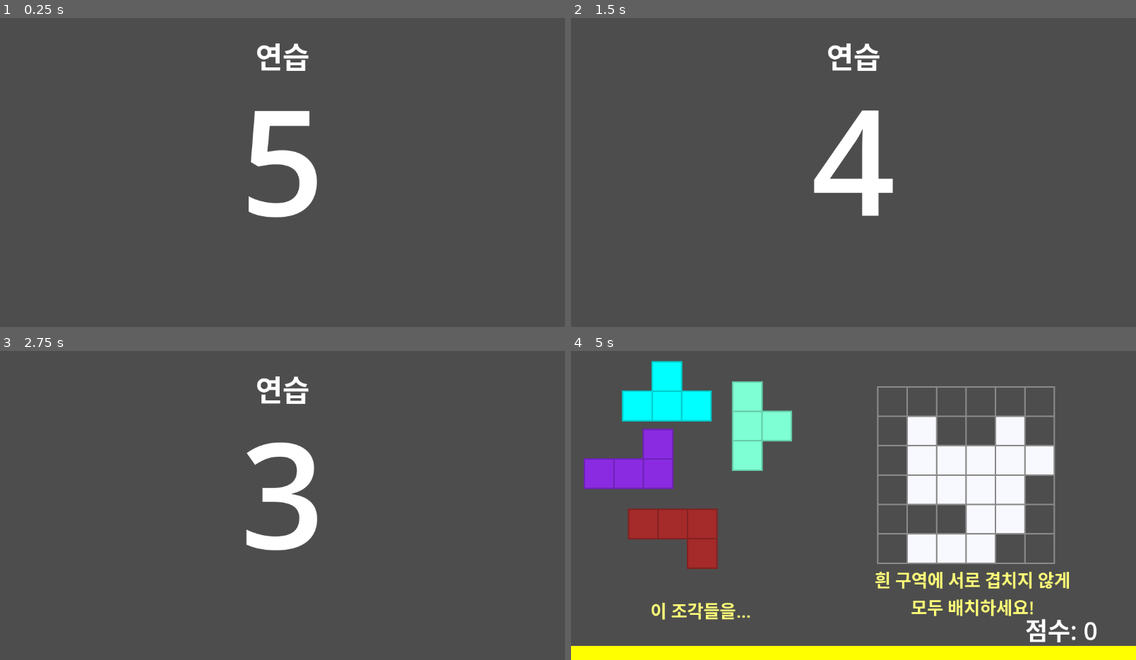
Above: before the commit, frames 1-4 (two rows, left to right).
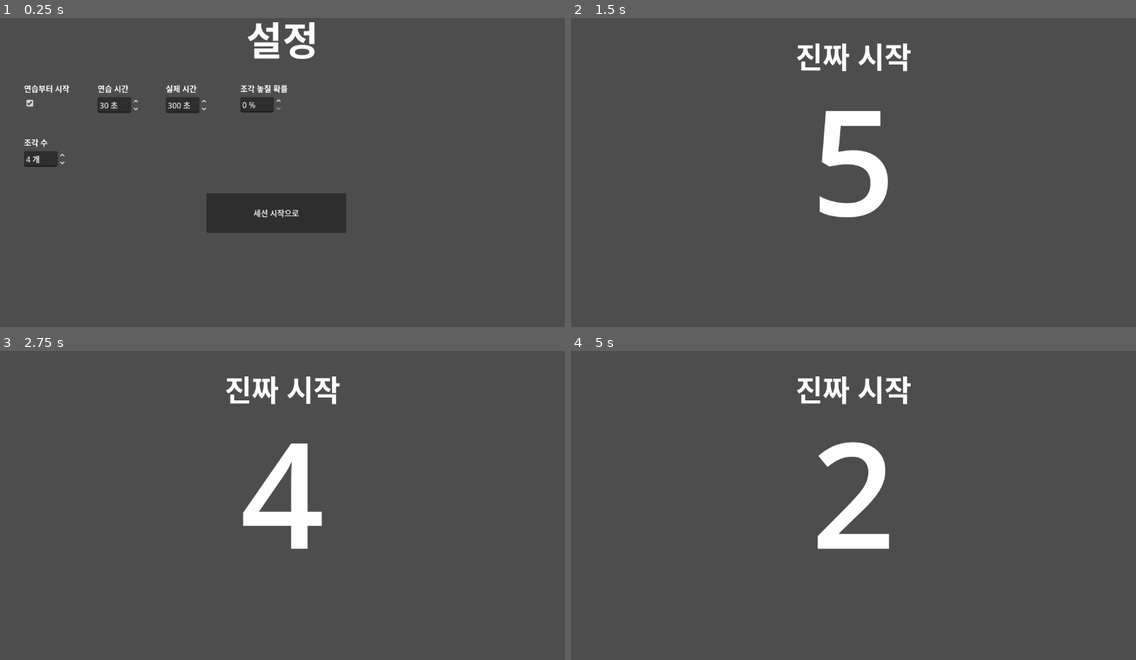
Above: after the commit, the same moments.

Repository: twilight-devcra/tetrimino-puzzle-test
Game: Godot game, scene res://scenes/Settings/Settings.tscn
Same seed, same stepped clock (60 frames per second), same inputs: the game is played once before the commit and once after it. Before the commit the project starts from res://scenes/Session/Session.tscn.
Inputs (mouse positions are in pixels of both pictures, inside the frame that each line leads up to):
- Up to frame 1 (0.25 s): no input
- Up to frame 2 (1.5 s): click (599, 104) at 0.52 s; click (847, 212) at 1.25 s, where only the run after the commit has a clickable "세션 시작으로"
- Up to frame 3 (2.75 s): move the mouse to (406, 483) at 2.02 s; click (406, 483) at 2.17 s
- Up to frame 4 (5 s): tap Enter at 2.75 s; drag from (740, 517) to (825, 564) at 2.77 s; move the mouse to (910, 431) at 3.52 s; click (910, 431) at 3.67 s; tap Space at 4.25 s; drag from (825, 564) to (684, 452) at 4.27 s

The runs differ from the first frame. In frame 1, 7.1% of the frame differs, in the area x 4-62%, y 1-70%; in frame 2, 3.4%; in frame 3, 3.2%; in frame 4, 27%, in the area x 0-100%, y 3-100%.

Commit message:
initial draft of most features

Diff:
--- a/project.godot
+++ b/project.godot
@@ -11,7 +11,7 @@
 [application]
 
 config/name="tetrimino-puzzle"
-run/main_scene="uid://8c5gxnbxpo61"
+run/main_scene="uid://dgohjgx6g87hs"
 config/features=PackedStringArray("4.4", "GL Compatibility")
 config/icon="res://icon.svg"
 
--- a/scenes/DraggablePiece/DraggablePiece.tscn
+++ b/scenes/DraggablePiece/DraggablePiece.tscn
@@ -13,8 +13,14 @@
 
 [node name="CollisionShape2D" type="CollisionShape2D" parent="DragArea"]
 
+[node name="Timer" type="Timer" parent="DragArea"]
+wait_time = 0.3
+one_shot = true
+
 [node name="Sprite" type="Node2D" parent="."]
 material = ExtResource("3_adkgy")
 script = ExtResource("2_i8fr1")
 
 [node name="AnimationPlayer" type="AnimationPlayer" parent="Sprite"]
+
+[connection signal="timeout" from="DragArea/Timer" to="DragArea" method="_on_timer_timeout"]
--- a/scenes/DraggablePiece/drag_area.gd
+++ b/scenes/DraggablePiece/drag_area.gd
@@ -3,7 +3,9 @@
 signal dragged
 signal dropped
 signal lifted
-var is_lifted = false
+var is_lifted:bool = false
+var drop_chance:float = 0.0
+var has_dropped_once:bool = false
 
 func _unhandled_input(event: InputEvent) -> void:
 	if event is InputEventMouseButton and not event.pressed:
@@ -17,6 +19,10 @@
 	if event is InputEventMouseButton and event.pressed:
 		self.lifted.emit()
 		self.is_lifted = true
+		self.get_viewport().set_input_as_handled()
+
+		if not self.has_dropped_once and randf() < self.drop_chance:
+			$Timer.start()
 
 # Called when the node enters the scene tree for the first time.
 func _ready() -> void:
@@ -26,3 +32,9 @@
 # Called every frame. 'delta' is the elapsed time since the previous frame.
 func _process(delta: float) -> void:
 	pass
+
+
+func _on_timer_timeout() -> void:
+	self.has_dropped_once = true
+	self.is_lifted = false
+	self.dropped.emit()
--- a/scenes/DraggablePiece/draggable_piece.gd
+++ b/scenes/DraggablePiece/draggable_piece.gd
@@ -27,7 +27,7 @@
 	box.size = (max_size + Vector2i(1,1)) * size
 	return box
 
-func init(id:int, color:Color, size:float, squares:Array[Vector2i]) -> void:
+func init(id:int, color:Color, size:float, squares:Array[Vector2i], drop_chance:float) -> void:
 	$Sprite.init(color, size, squares)
 	self.id = id
 	self.cells = squares
@@ -35,6 +35,7 @@
 	self.piece_size = self.calculate_size(squares, size)
 	var col_box = RectangleShape2D.new()
 	col_box.size = self.piece_size * size
+	$DragArea.drop_chance = drop_chance
 	$DragArea/CollisionShape2D.shape = col_box
 	$DragArea/CollisionShape2D.position = self.piece_size * size / 2
 
--- a/scenes/Problem/piece_spawn.gd
+++ b/scenes/Problem/piece_spawn.gd
@@ -48,9 +48,9 @@
 
 	piece.initial_position = Vector2(x, y)
 
-func add_piece(block_coords:Array[Vector2i], block_size:float) -> DraggablePiece:
+func add_piece(block_coords:Array[Vector2i], block_size:float, drop_chance:float) -> DraggablePiece:
 	var piece:DraggablePiece = self.piece_factory.instantiate()
-	piece.init(self.next_piece_id, self.colors.pop_front(), block_size, block_coords)
+	piece.init(self.next_piece_id, self.colors.pop_front(), block_size, block_coords, drop_chance)
 	self.next_piece_id += 1
 	self.place_piece(piece)
 	self.pieces.append(piece)
--- a/scenes/Problem/problem.gd
+++ b/scenes/Problem/problem.gd
@@ -5,6 +5,7 @@
 @export var grid_height: int = 6
 @export var block_size: float = 80.0
 @export var piece_num: int = 4
+@export var drop_chance: float = 0.0
 var answer_grid: Array
 var pieces: Array[DraggablePiece] = []
 var preloaded: bool = false
@@ -62,11 +63,12 @@
 				count += 1
 	return count
 
-func init(grid_width:int, grid_height:int, block_size:float, piece_num:int) -> void:
+func init(grid_width:int, grid_height:int, block_size:float, piece_num:int, drop_chance:float) -> void:
 	self.grid_width = grid_width
 	self.grid_height = grid_height
 	self.block_size = block_size
 	self.piece_num = piece_num
+	self.drop_chance = drop_chance
 	self.make_question()
 
 func make_question() -> void:
@@ -81,7 +83,7 @@
 
 
 func add_piece(points: Array[Vector2i]):
-	var piece = $PieceSpawn.add_piece(points, self.block_size)
+	var piece = $PieceSpawn.add_piece(points, self.block_size, self.drop_chance)
 	piece.placed.connect(self.on_piece_placed)
 	self.pieces.append(piece)
 
--- a/scenes/ProblemGenerator/problem_generator.gd
+++ b/scenes/ProblemGenerator/problem_generator.gd
@@ -6,6 +6,7 @@
 @export var grid_height:int = 6
 @export var piece_num:int = 4
 @export var block_size:float = 60.0
+@export var drop_chance:float = 0.0
 var is_tutorial:bool = false
 
 var current_problem:Problem
@@ -18,7 +19,7 @@
 
 func new_question() -> void:
 	var problem:Problem = problem_factory.instantiate()
-	problem.init(self.grid_width, self.grid_height, self.block_size, self.piece_num)
+	problem.init(self.grid_width, self.grid_height, self.block_size, self.piece_num, self.drop_chance)
 	problem.completed.connect(self.on_question_completed)
 	self.current_problem = problem
 	self.add_child(problem)
--- a/scenes/Session/session.gd
+++ b/scenes/Session/session.gd
@@ -1,7 +1,11 @@
 extends Node2D
+class_name Session
 
 @export var tutorial_time:float = 30.0
 @export var actual_time:float = 300.0
+@export var do_tutorial:bool = true
+@export var piece_drop_chance:float = 0.0
+@export var piece_num:int = 4
 
 var score:int
 
@@ -9,9 +13,12 @@
 var round_factory = preload("res://scenes/SingleRound/SingleRound.tscn")
 var final_results_factory = preload("res://scenes/FinalResult/FinalResult.tscn")
 
-func init(tutorial_time:float=30.0, actual_time:float=300.0) -> void:
+func init(tutorial_time:float, actual_time:float, do_tutorial:bool, piece_drop_chance:float, piece_num:int) -> void:
 	self.tutorial_time = tutorial_time
 	self.actual_time = actual_time
+	self.do_tutorial = do_tutorial
+	self.piece_drop_chance = piece_drop_chance
+	self.piece_num = piece_num
 
 func standby(header:String) -> void:
 	var standby_scene = standby_factory.instantiate()
@@ -24,7 +31,7 @@
 
 func round(time:float, is_tutorial:bool) -> void:
 	var single_round = round_factory.instantiate()
-	single_round.init(time, is_tutorial)
+	single_round.init(time, self.piece_num, self.piece_drop_chance, is_tutorial)
 	self.add_child(single_round)
 
 	self.score = await single_round.round_ended
@@ -51,6 +58,11 @@
 	await self.round(self.actual_time, false)
 
 func _ready() -> void:
-	await self.start_tutorial()
+	if self.do_tutorial:
+		await self.start_tutorial()
 	await self.start_actual()
 	await self.final_results()
+
+	var options_scene = load("res://scenes/Settings/Settings.tscn").instantiate()
+	self.get_tree().root.add_child(options_scene)
+	self.get_node('/root/Session').queue_free()
--- /dev/null
+++ b/scenes/Settings/Settings.tscn
@@ -0,0 +1,100 @@
+[gd_scene load_steps=3 format=3 uid="uid://dgohjgx6g87hs"]
+
+[ext_resource type="Script" uid="uid://g11py7sqkmil" path="res://scenes/Settings/settings.gd" id="1_q2mcd"]
+
+[sub_resource type="LabelSettings" id="LabelSettings_k2lax"]
+font_size = 80
+
+[node name="Settings" type="Node2D"]
+script = ExtResource("1_q2mcd")
+
+[node name="Label" type="Label" parent="."]
+offset_right = 1152.0
+offset_bottom = 110.0
+text = "설정"
+label_settings = SubResource("LabelSettings_k2lax")
+horizontal_alignment = 1
+
+[node name="TutorialTime" type="Node2D" parent="."]
+position = Vector2(199, 149)
+
+[node name="SpinBox" type="SpinBox" parent="TutorialTime"]
+offset_top = 30.0
+offset_right = 86.5625
+offset_bottom = 61.0
+value = 30.0
+suffix = "초"
+
+[node name="Label" type="Label" parent="TutorialTime"]
+offset_right = 40.0
+offset_bottom = 23.0
+text = "연습 시간"
+
+[node name="TutorialExist" type="Node2D" parent="."]
+position = Vector2(49, 149)
+
+[node name="CheckBox" type="CheckBox" parent="TutorialExist"]
+offset_top = 30.0
+offset_right = 24.0
+offset_bottom = 54.0
+button_pressed = true
+
+[node name="Label" type="Label" parent="TutorialExist"]
+offset_right = 40.0
+offset_bottom = 23.0
+text = "연습부터 시작"
+
+[node name="ActualTime" type="Node2D" parent="."]
+position = Vector2(338, 149)
+
+[node name="SpinBox" type="SpinBox" parent="ActualTime"]
+offset_top = 30.0
+offset_right = 86.5625
+offset_bottom = 61.0
+max_value = 600.0
+value = 300.0
+suffix = "초"
+
+[node name="Label" type="Label" parent="ActualTime"]
+offset_right = 40.0
+offset_bottom = 23.0
+text = "실제 시간"
+
+[node name="MouseUpChance" type="Node2D" parent="."]
+position = Vector2(490, 149)
+
+[node name="SpinBox" type="SpinBox" parent="MouseUpChance"]
+offset_top = 30.0
+offset_right = 86.5625
+offset_bottom = 61.0
+suffix = "%"
+
+[node name="Label" type="Label" parent="MouseUpChance"]
+offset_right = 40.0
+offset_bottom = 23.0
+text = "조각 놓칠 확률"
+
+[node name="PieceNum" type="Node2D" parent="."]
+position = Vector2(49, 259)
+
+[node name="SpinBox" type="SpinBox" parent="PieceNum"]
+offset_top = 30.0
+offset_right = 86.5625
+offset_bottom = 61.0
+max_value = 10.0
+value = 4.0
+suffix = "개"
+
+[node name="Label" type="Label" parent="PieceNum"]
+offset_right = 40.0
+offset_bottom = 23.0
+text = "조각 수"
+
+[node name="Button" type="Button" parent="."]
+offset_left = 421.0
+offset_top = 375.0
+offset_right = 706.0
+offset_bottom = 456.0
+text = "세션 시작으로"
+
+[connection signal="pressed" from="Button" to="." method="_on_button_pressed"]
--- /dev/null
+++ b/scenes/Settings/settings.gd
@@ -0,0 +1,19 @@
+extends Node2D
+
+var session_scene:Session
+
+func _ready() -> void:
+	self.session_scene = load("res://scenes/Session/Session.tscn").instantiate()
+
+
+func _on_button_pressed() -> void:
+	self.session_scene.init(
+		$TutorialTime/SpinBox.value,
+		$ActualTime/SpinBox.value,
+		$TutorialExist/CheckBox.button_pressed,
+		$MouseUpChance/SpinBox.value / 100.0,
+		$PieceNum/SpinBox.value
+	)
+
+	self.get_tree().root.add_child(self.session_scene)
+	self.get_node('/root/Settings').queue_free()
--- a/scenes/SingleRound/single_round.gd
+++ b/scenes/SingleRound/single_round.gd
@@ -6,9 +6,13 @@
 
 signal round_ended
 
-func init(timer:float, is_tutorial:bool=false) -> void:
+func init(timer:float, piece_num:int, drop_chance:float, is_tutorial:bool=false) -> void:
 	self.timer = timer
 	self.is_tutorial = is_tutorial
+	$ProblemGenerator.piece_num = piece_num
+	if not is_tutorial:
+		# don't drop pieces during the tutorial.
+		$ProblemGenerator.drop_chance = drop_chance
 
 func _ready() -> void:
 	$TimerBar.start_timer(self.timer)
Not shown, added: scenes/Settings/settings.gd.uid
